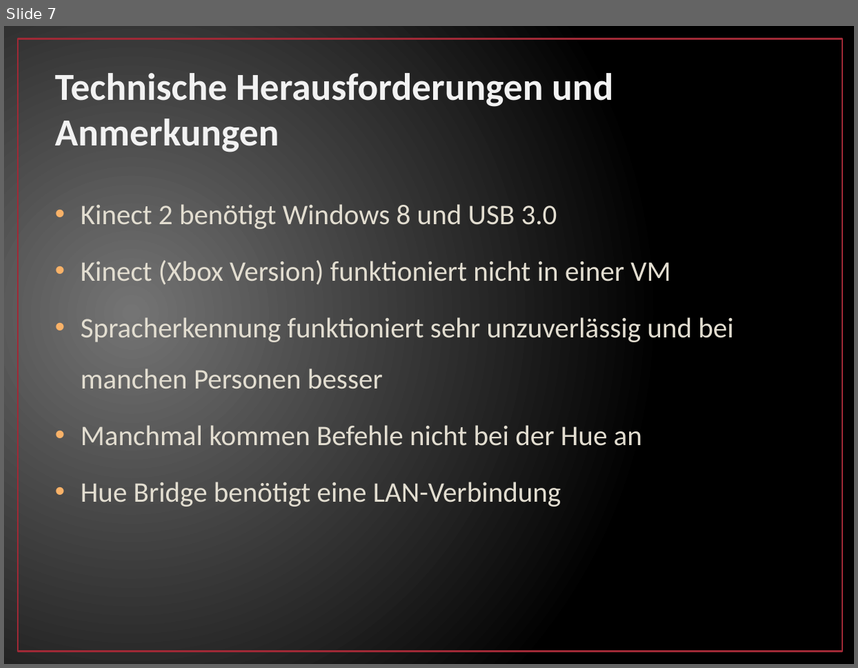
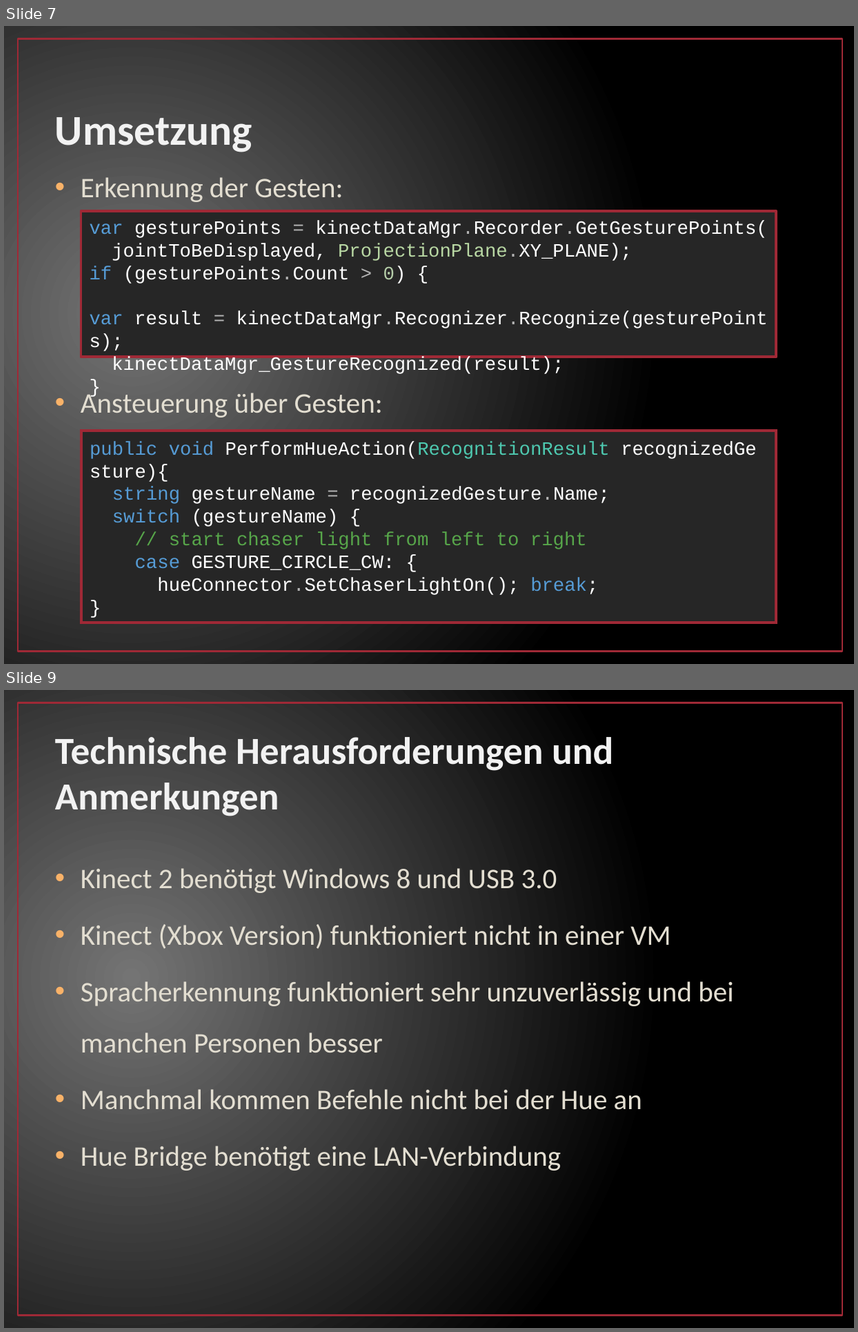
Before and after one commit to fgrebe/GestureContolForHue, a slide deck: doc/Gesture Control for Philips Hue.pptx. Shown one above the other, each under a label of ours: slide 7 before the commit, slides 7 and 9 after it; the slides between them are not shown. The pictures are 858x668 and 858x1332 pixels, drawn with LibreOffice and Linux fonts; fonts in the diff are those of the drawing. Boxes give left, top, right and bottom in pixels: in the first picture for what was removed or moved away, otherwise in the second. Text is boxed around its words. In the diff, an @@ line names an element or a change of style, - is before the commit and + after.

```diff
--- a/doc/Gesture Control for Philips Hue.pptx
+++ b/doc/Gesture Control for Philips Hue.pptx
@@ slide 7 added at <box>4,26,854,664</box>, background gradient #747474 to #000000; not listed: 1 template element that a slide beside it also shows @@
@@ title added at <box>55,117,252,152</box>, 36 pt, text #F2F2F2, bold @@
+Umsetzung
@@ text added at <box>81,177,383,417</box>, 24 pt, text #E3DED1 @@
+• Erkennung der Gesten:
+• Ansteuerung über Gesten:
@@ rectangle added at <box>81,212,777,357</box>, fill #262626, outline #9F2936 2.25 pt, 16 pt, text #FFFFFF @@
+var gesturePoints = kinectDataMgr.Recorder.GetGesturePoints(
+jointToBeDisplayed, ProjectionPlane.XY_PLANE);
+if (gesturePoints.Count > 0) {
+var result = kinectDataMgr.Recognizer.Recognize(gesturePoints);
+kinectDataMgr_GestureRecognized(result);
+}
@@ rectangle added at <box>81,430,777,623</box>, fill #262626, outline #9F2936 2.25 pt, 16 pt, text #FFFFFF @@
+public void PerformHueAction(RecognitionResult recognizedGesture){
+string gestureName = recognizedGesture.Name;
+switch (gestureName) {
+// start chaser light from left to right
+case GESTURE_CIRCLE_CW: {
+hueConnector.SetChaserLightOn(); break;
+}
@@ what was slide 7 is now slide 9 @@
```
Also in this commit, not shown: 1 slide changed, 1 other slide added.
